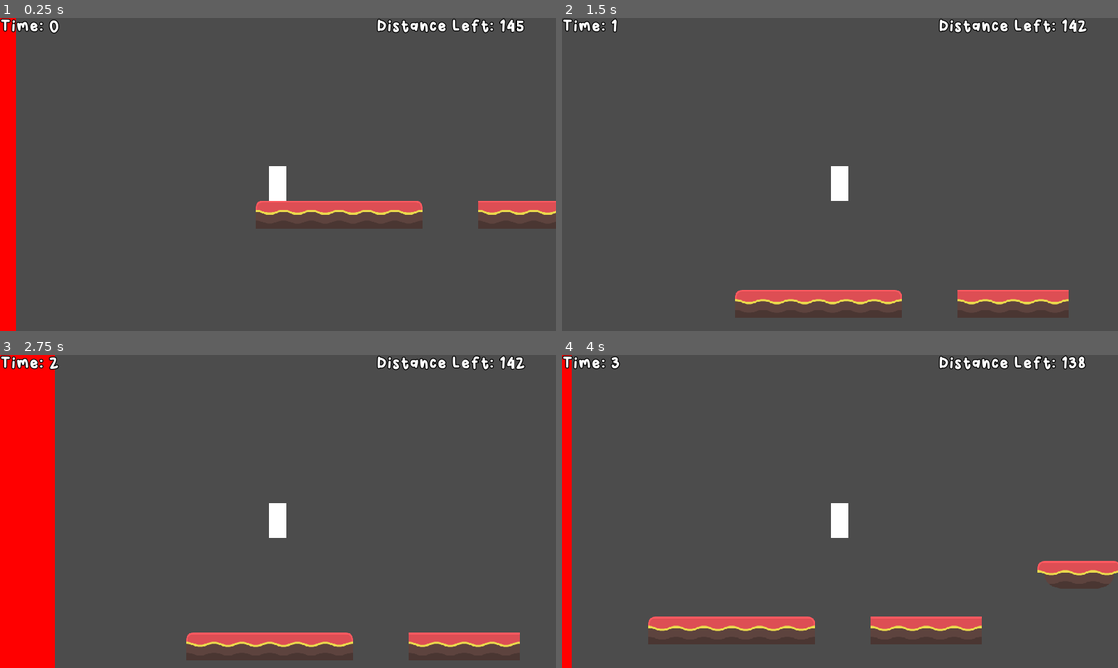
Above: before the commit, frames 1-4 (two rows, left to right).
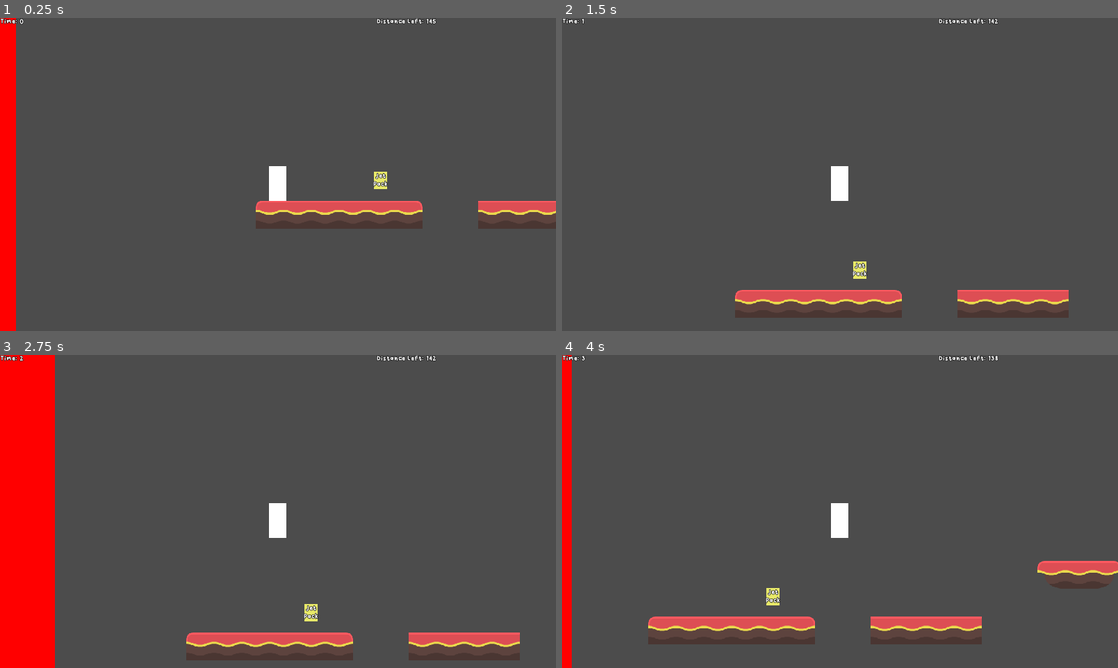
Above: after the commit, the same moments.

Repository: jonahshader/back5_platformer_unit3
Game: Godot game, scene res://scenes/levels/Level_1.tscn
The game is run twice, just before and just after one commit, with the same random seed, the same clock (stepped at 60 frames per second) and the same inputs.
Inputs:
- Up to frame 1 (0.25 s): no input
- Up to frame 2 (1.5 s): hold Space (jump) 0.53-1.28 s; hold Right (move_right) from 0.53 s (still down); tap Space (jump) at 1.35 s
- Up to frame 3 (2.75 s): tap Space (jump) at 1.52, 1.82 s; release Right (move_right) at 2.03 s; hold Left (move_left) from 2.03 s (still down); hold Space (jump) from 2.03 s (still down)
- Up to frame 4 (4 s): release Left (move_left) at 2.78 s; release Space (jump) at 2.78 s; hold Right (move_right) from 2.78 s (still down); tap Space (jump) at 2.85, 3.02, 3.32 s; hold Space (jump) from 3.53 s (still down)

The runs differ from the first frame. In frame 1, 1.1% of the frame differs, in the area x 0-95%, y 0-55%; in frame 2, 1.0%; in frame 3, 1.1%, in the area x 0-95%, y 0-86%; in frame 4, 1.1%.

Commit message:
shit aint workin

Diff:
--- a/scenes/levels/Level_1.tscn
+++ b/scenes/levels/Level_1.tscn
@@ -6,12 +6,12 @@
 [ext_resource path="res://scenes/objects/Safehouse.tscn" type="PackedScene" id=4]
 [ext_resource path="res://scenes/objects/Death_Wall.tscn" type="PackedScene" id=5]
 [ext_resource path="res://scenes/objects/EscExit.tscn" type="PackedScene" id=6]
+[ext_resource path="res://scenes/objects/JetPack.tscn" type="PackedScene" id=7]
 
 [node name="1" type="Node"]
 
 [node name="Player" parent="." instance=ExtResource( 1 )]
 position = Vector2( 51.2359, 1020.76 )
-collision_mask = 7
 
 [node name="TileMap" parent="." instance=ExtResource( 2 )]
 tile_data = PoolIntArray( 458841, 0, 8, 458844, 0, 4, 458859, 0, 4, 524360, 0, 1, 524361, 0, 2, 524362, 0, 3, 524380, 0 …(4762 unchanged characters)…
@@ -28,6 +28,9 @@
 
 [node name="EscExit" parent="." instance=ExtResource( 6 )]
 
+[node name="JetPack" parent="." instance=ExtResource( 7 )]
+position = Vector2( 286.74, 977.973 )
+
 [connection signal="body_entered" from="Death_Wall" to="Player" method="gameover"]
 [connection signal="body_entered" from="Death_Wall" to="GameHud" method="gameover"]
 [connection signal="body_entered" from="Safehouse" to="Player" method="survived"]
--- a/scenes/menus/GameHud.gd
+++ b/scenes/menus/GameHud.gd
@@ -1,9 +1,5 @@
 extends CanvasLayer
 
-
-# Declare member variables here. Examples:
-# var a = 2
-# var b = "text"
 
 onready var player = get_node("../Player")
 onready var safehouse = get_node("../Safehouse")
@@ -28,7 +24,8 @@
 func _process(delta):
 	calc_dist_left()
 	$DistanceLeftLabel.text = "Distance Left: " + str(int(distance_left / 50))
-	$TimeLabel.text = "Time: " + str(int(time))
+	if dist_calculating:
+		$TimeLabel.text = "Time: " + str(int(time))
 
 	if dist_calculating:
 		if player.position.y > 3500:
--- a/scenes/menus/GameHud.tscn
+++ b/scenes/menus/GameHud.tscn
@@ -3,9 +3,9 @@
 [ext_resource path="res://scenes/menus/GameHud.gd" type="Script" id=1]
 [ext_resource path="res://assets/fonts/Winkle-Regular.ttf" type="DynamicFontData" id=2]
 
-[sub_resource type="DynamicFont" id=1]
-size = 48
-outline_size = 2
+[sub_resource type="DynamicFont" id=3]
+size = 20
+outline_size = 1
 outline_color = Color( 0, 0, 0, 1 )
 font_data = ExtResource( 2 )
 
@@ -18,7 +18,7 @@
 margin_left = -412.0
 margin_right = -3.0
 margin_bottom = 51.0
-custom_fonts/font = SubResource( 1 )
+custom_fonts/font = SubResource( 3 )
 text = "Distance Remaining:"
 __meta__ = {
 "_edit_use_anchors_": false
@@ -27,7 +27,7 @@
 [node name="TimeLabel" type="Label" parent="."]
 margin_right = 240.0
 margin_bottom = 39.0
-custom_fonts/font = SubResource( 1 )
+custom_fonts/font = SubResource( 3 )
 text = "Time:"
 __meta__ = {
 "_edit_use_anchors_": false
@@ -42,7 +42,7 @@
 margin_top = -19.5
 margin_right = 124.5
 margin_bottom = 19.5
-custom_fonts/font = SubResource( 1 )
+custom_fonts/font = SubResource( 3 )
 text = "You Survived!"
 align = 1
 __meta__ = {
@@ -58,7 +58,7 @@
 margin_top = -19.5
 margin_right = 86.0
 margin_bottom = 19.5
-custom_fonts/font = SubResource( 1 )
+custom_fonts/font = SubResource( 3 )
 text = "You Lost!"
 align = 1
 __meta__ = {
@@ -70,7 +70,7 @@
 margin_top = 407.0
 margin_right = 745.653
 margin_bottom = 482.0
-custom_fonts/font = SubResource( 1 )
+custom_fonts/font = SubResource( 3 )
 text = "Continue"
 __meta__ = {
 "_edit_use_anchors_": false
@@ -81,7 +81,7 @@
 margin_top = 411.326
 margin_right = 710.49
 margin_bottom = 479.326
-custom_fonts/font = SubResource( 1 )
+custom_fonts/font = SubResource( 3 )
 text = "Restart"
 __meta__ = {
 "_edit_use_anchors_": false
--- /dev/null
+++ b/scenes/objects/JetPack.gd
@@ -0,0 +1,45 @@
+extends Node
+
+
+
+# Declare member variables here. Examples:
+# var a = 2
+# var b = "text"
+
+var on_player = false
+export var fuel_level = 5.0
+
+const THRUST_RATIO = 1.25
+onready var player = get_parent()
+onready var THRUST = get_node("../Player").gravity * THRUST_RATIO
+
+
+# Called every frame. 'delta' is the elapsed time since the previous frame.
+func _process(delta):
+	var thrusting = false
+	if on_player:
+		if Input.is_action_pressed("jump"):
+			if fuel_level > 0:
+				player.vel.y -= THRUST * delta
+				fuel_level -= delta
+				thrusting = true
+				if fuel_level < 0:
+					fuel_level = 0
+	$CPUParticles2D.emitting = thrusting
+
+
+func pickup():
+	if on_player == false:
+		#queue_free()
+		var new_jetpack = get_node(".")
+		new_jetpack.fuel_level = fuel_level
+		new_jetpack.on_player = true
+		on_player = true
+		get_node("../Player").add_child(new_jetpack)
+
+
+
+
+func _on_JetPack_body_entered(body):
+	pickup()
+	pass
--- /dev/null
+++ b/scenes/objects/JetPack.tscn
@@ -0,0 +1,61 @@
+[gd_scene load_steps=6 format=2]
+
+[ext_resource path="res://assets/fonts/Winkle-Regular.ttf" type="DynamicFontData" id=1]
+[ext_resource path="res://scenes/objects/JetPack.gd" type="Script" id=2]
+
+[sub_resource type="Gradient" id=2]
+offsets = PoolRealArray( 0, 0.127803, 0.356502, 1 )
+colors = PoolColorArray( 0.550781, 0.0516357, 0, 1, 0.953125, 0.146715, 0.0632935, 1, 0.965416, 0.478164, 0.308908, 1, 0.941406, 0.803505, 0.0588379, 1 )
+
+[sub_resource type="DynamicFont" id=3]
+size = 20
+outline_size = 1
+outline_color = Color( 0, 0, 0, 1 )
+font_data = ExtResource( 1 )
+
+[sub_resource type="RectangleShape2D" id=1]
+extents = Vector2( 17.5289, 22.4081 )
+
+[node name="JetPack" type="Area2D"]
+collision_layer = 8
+collision_mask = 8
+script = ExtResource( 2 )
+
+[node name="CPUParticles2D" type="CPUParticles2D" parent="."]
+position = Vector2( -0.707092, -18.0312 )
+emitting = false
+amount = 200
+direction = Vector2( 0, 1 )
+spread = 10.0
+gravity = Vector2( 0, 10 )
+initial_velocity = 250.0
+initial_velocity_random = 0.55
+color_ramp = SubResource( 2 )
+
+[node name="ColorRect" type="ColorRect" parent="."]
+margin_left = -15.0
+margin_top = -20.0
+margin_right = 15.0
+margin_bottom = 20.0
+color = Color( 0.909804, 0.913725, 0.411765, 1 )
+__meta__ = {
+"_edit_use_anchors_": false
+}
+
+[node name="Label" type="Label" parent="."]
+margin_left = -17.0576
+margin_top = -18.311
+margin_right = 16.9424
+margin_bottom = 20.689
+custom_fonts/font = SubResource( 3 )
+text = "Jet
+Pack"
+align = 1
+__meta__ = {
+"_edit_use_anchors_": false
+}
+
+[node name="CollisionShape2D" type="CollisionShape2D" parent="."]
+shape = SubResource( 1 )
+
+[connection signal="body_entered" from="." to="." method="_on_JetPack_body_entered"]
--- a/scenes/objects/Player.tscn
+++ b/scenes/objects/Player.tscn
@@ -5,6 +5,7 @@
 [sub_resource type="RectangleShape2D" id=1]
 
 [node name="Player" type="KinematicBody2D"]
+collision_mask = 15
 script = ExtResource( 1 )
 
 [node name="ColorRect" type="ColorRect" parent="."]
Not shown: 1 places in scenes/levels/Level_1.tscn that only renumber resources
